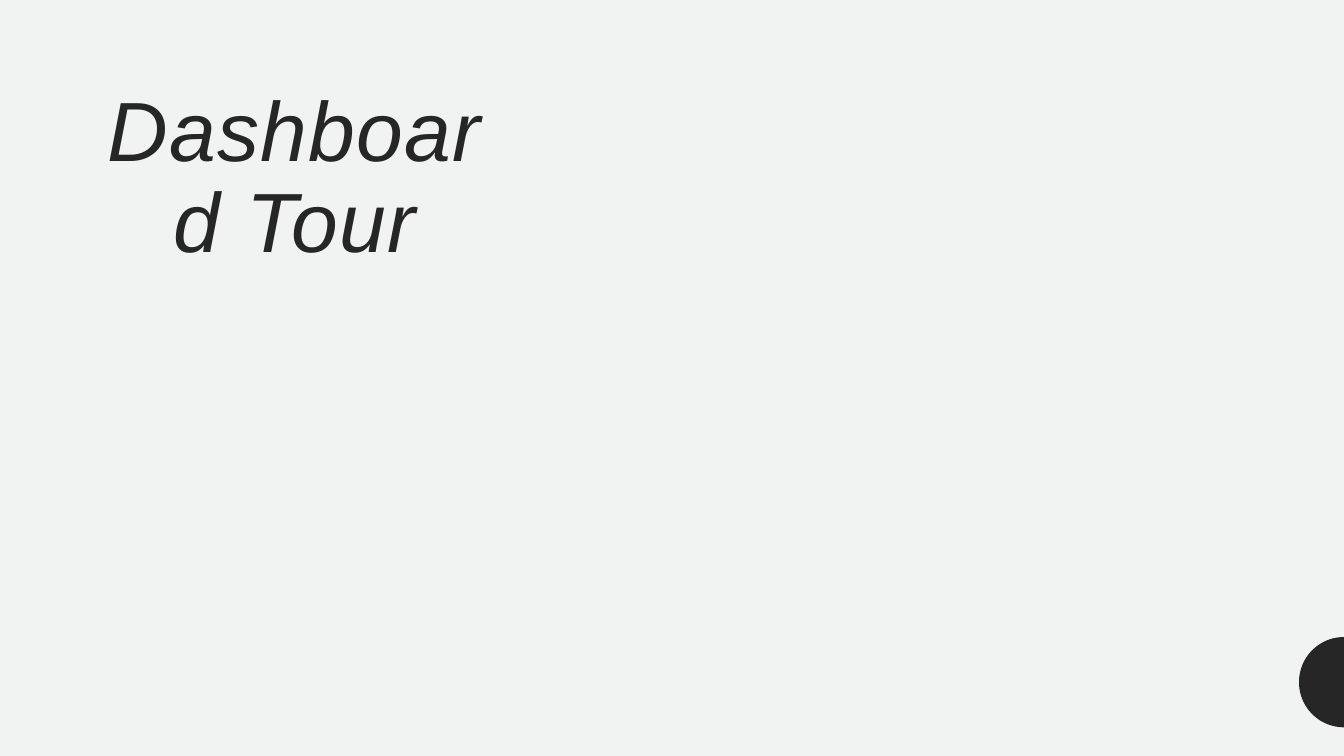
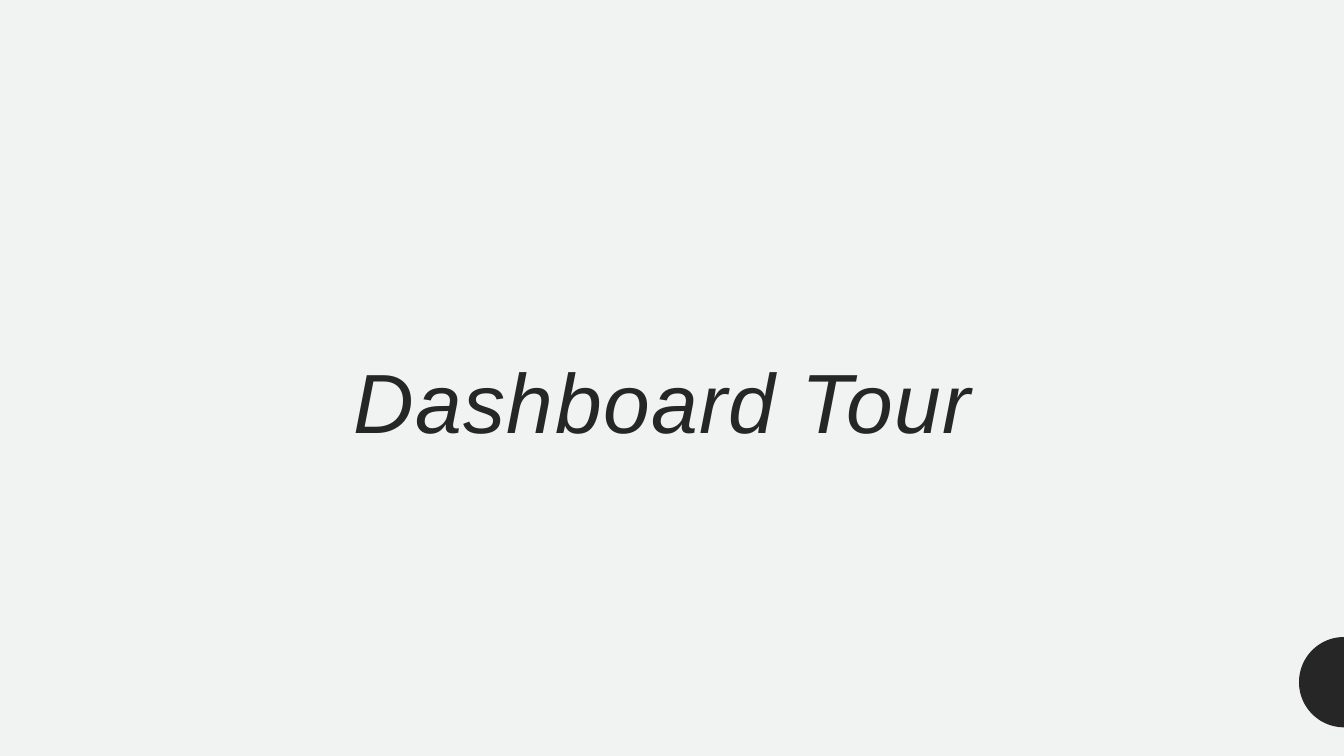
Before and after one commit to meferral/Menu_Dashboard, a slide deck: slide 9 of Capstone_Menu_Dashboard.pptx (slide 8 before the commit). Drawn at 1344x756 pixels with LibreOffice and Linux fonts; fonts in the diff are those of the drawing. Boxes give left, top, right and bottom in pixels: in the first picture for what was removed or moved away, otherwise in the second. Text is boxed around its words. In the diff, an @@ line names an element or a change of style, - is before the commit and + after.

```diff
--- a/Capstone_Menu_Dashboard.pptx
+++ b/Capstone_Menu_Dashboard.pptx
@@ title "Dashboard Tour" rewrapped from (x1=246, y1=194, x2=415, y2=253) to (x1=354, y1=372, x2=970, y2=434) @@
```
Also in this commit, not shown: 6 other slides changed, 1 slide added, 6 other files.
